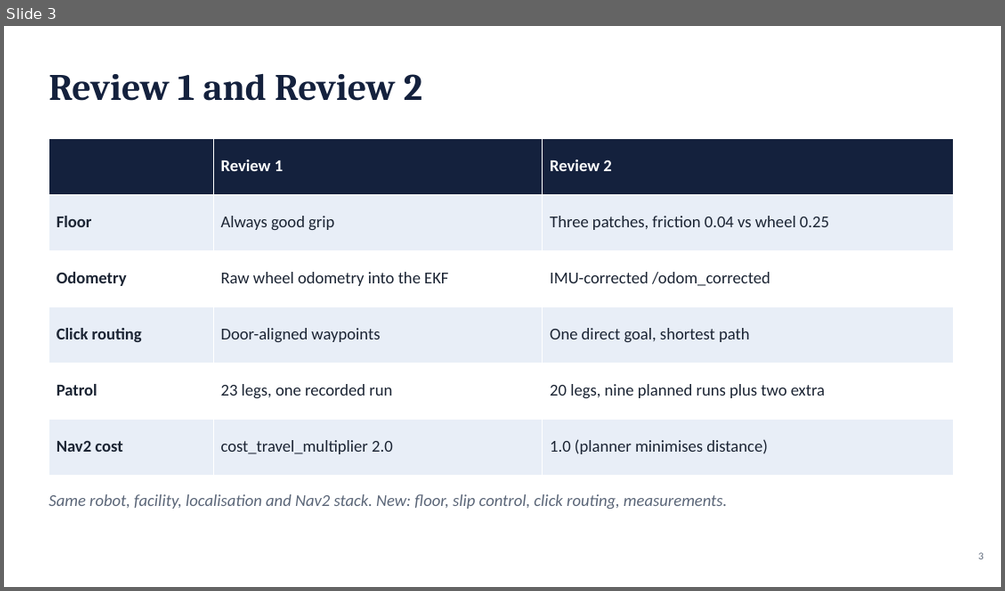
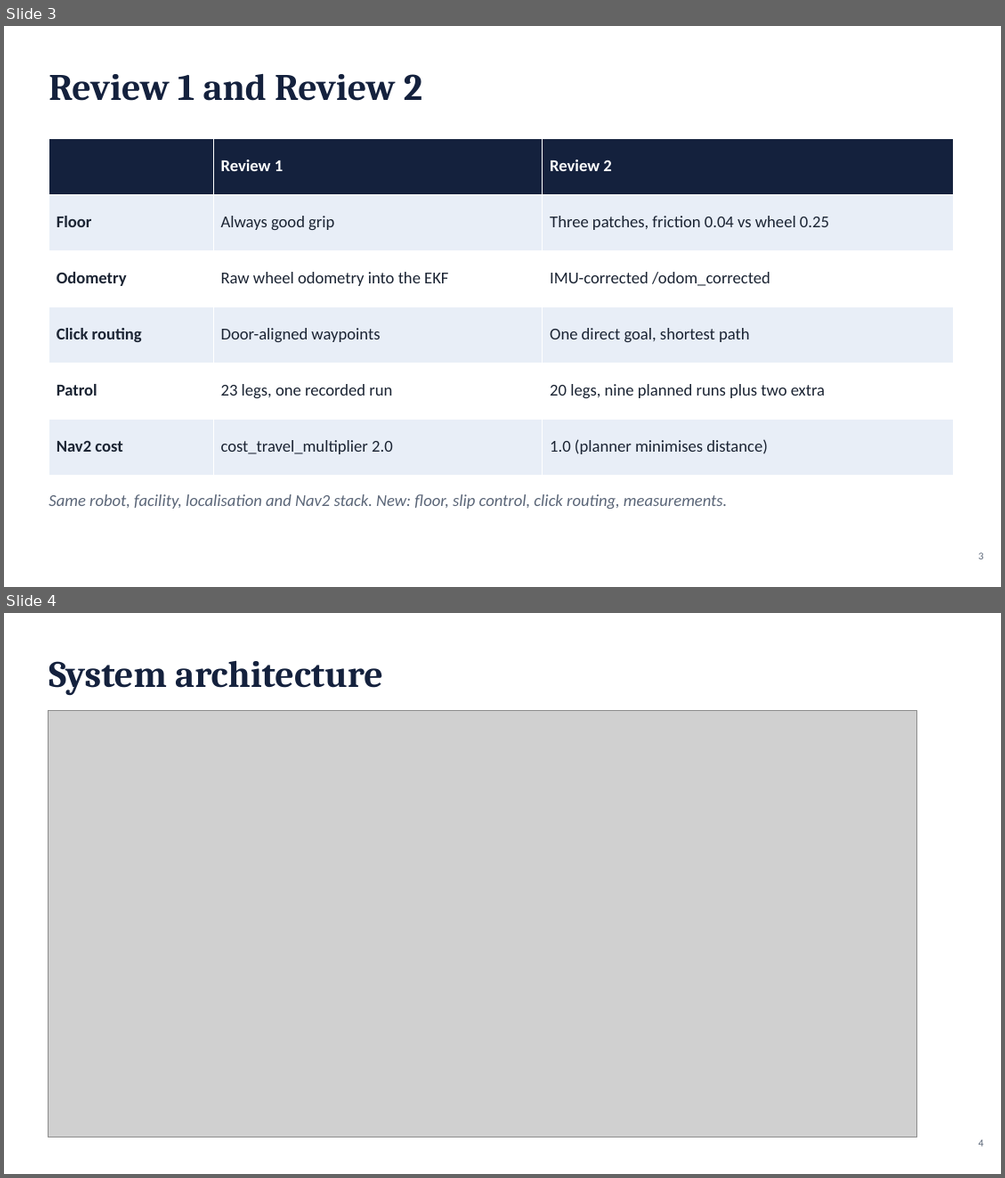
Before and after one commit to Saibts/AgileX_ScoutMini_JAZZY, a slide deck: docs/Scout_Mini_Project_Presentation.pptx. Shown one above the other, each under a label of ours: slide 3 before the commit, slides 3 and 4 after it. The pictures are 1005x591 and 1005x1178 pixels, drawn with LibreOffice and Linux fonts; fonts in the diff are those of the drawing; grey boxes stand for pictures. Boxes give left, top, right and bottom in pixels: in the first picture for what was removed or moved away, otherwise in the second. Text is boxed around its words. In the diff, an @@ line names an element or a change of style, - is before the commit and + after.

```diff
--- a/docs/Scout_Mini_Project_Presentation.pptx
+++ b/docs/Scout_Mini_Project_Presentation.pptx
@@ slide 4 added at bbox=[4, 613, 1001, 1174], background #FFFFFF @@
@@ text added at bbox=[48, 660, 383, 696], 36 pt, text #14213D, bold @@
+System architecture
@@ picture added at bbox=[48, 710, 916, 1136] @@
@@ text added at bbox=[979, 1139, 984, 1146], 10 pt, text #5B6678 @@
+4
```
Also in this commit, not shown: 1 slide removed.
